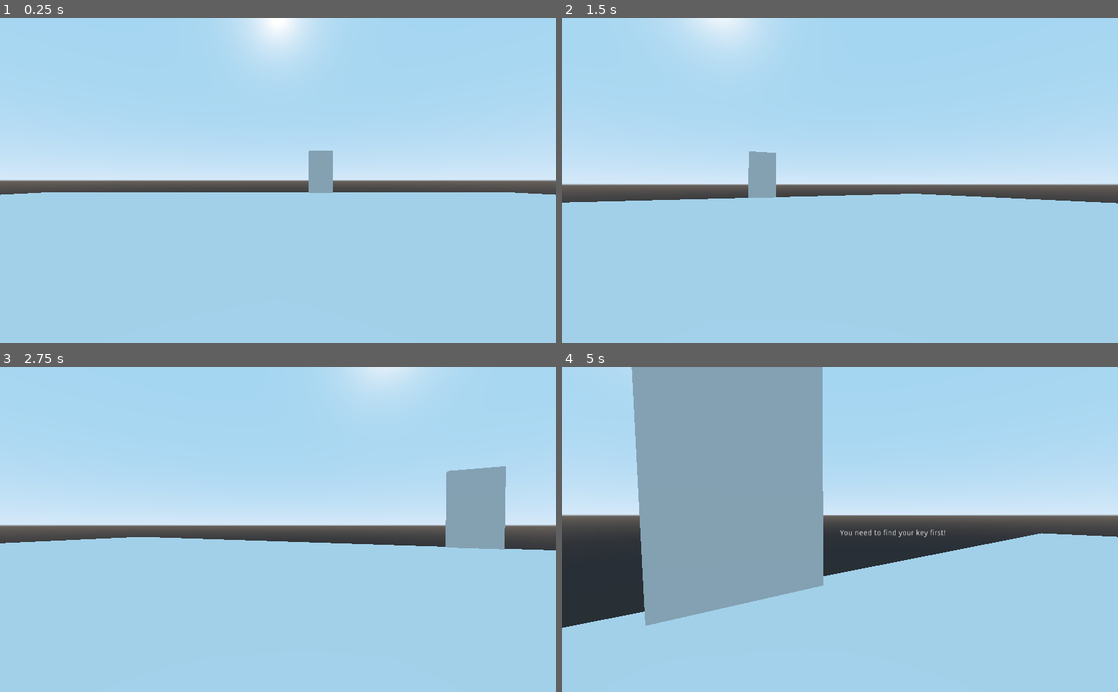
Above: before the commit, frames 1-4 (two rows, left to right).
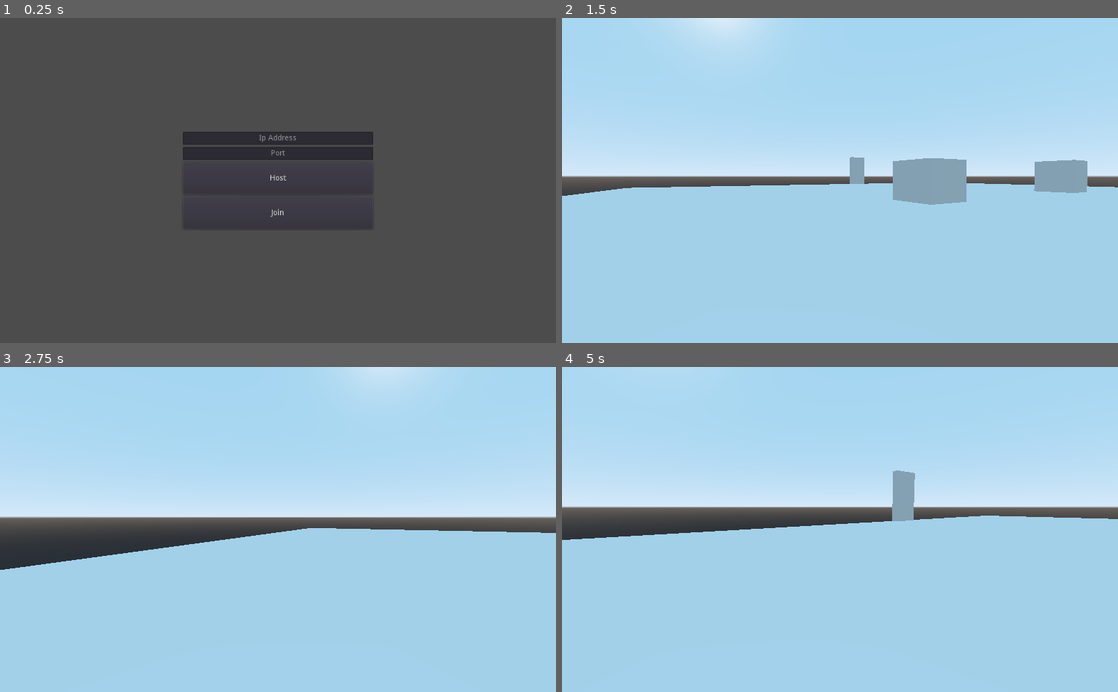
Above: after the commit, the same moments.

Repository: Xwilarg/EscapeTheCrunch
Game: Godot game, scene res://Resources/Scenes/FPSController.tscn
The game is run twice, just before and just after one commit, with the same random seed, the same clock (stepped at 60 frames per second) and the same inputs.
Inputs (mouse positions are in pixels of both pictures, inside the frame that each line leads up to):
- Up to frame 1 (0.25 s): no input
- Up to frame 2 (1.5 s): click (840, 177) at 0.5 s, where only the run after the commit has a clickable "Host"; tap Enter at 1.25 s; move the mouse to (867, 180) at 1.27 s; hold W (move_forward) from 1.28 s (still down); hold E (action) from 1.28 s (still down)
- Up to frame 3 (2.75 s): keep holding W (move_forward); move the mouse to (250, 529) at 2.02 s; release E (action) at 2.03 s; tap E (action) at 2.1 s
- Up to frame 4 (5 s): keep holding W (move_forward); move the mouse to (851, 523) at 2.77 s; hold E (action) 2.78-3.53 s; move the mouse to (834, 536) at 3.52 s; tap E (action) at 3.6 s; move the mouse to (878, 532) at 4.27 s; hold E (action) from 4.28 s (still down)

The runs differ from the first frame. In frame 1, 97% of the frame differs, in the area x 0-100%, y 0-100%; in frame 2, 8.7%; in frame 3, 9.9%; in frame 4, 36%.

Commit message:
Network merged and tested
one rare case where the boss bug itself raised but I can't reproduce

Diff:
--- /dev/null
+++ b/Resources/Boss/Dummy/BossDummy.tscn
@@ -0,0 +1,19 @@
+[gd_scene load_steps=4 format=2]
+
+[sub_resource type="CapsuleShape" id=4]
+
+[sub_resource type="CapsuleMesh" id=5]
+
+[sub_resource type="SpatialMaterial" id=6]
+albedo_color = Color( 0, 0, 0, 1 )
+
+[node name="Boss" type="KinematicBody"]
+transform = Transform( 1, 0, 0, 0, -4.37114e-08, -1, 0, 1, -4.37114e-08, 0, 0, 0 )
+
+[node name="CollisionShape" type="CollisionShape" parent="."]
+transform = Transform( 0.4, 0, 0, 0, 0.4, 0, 0, 0, 0.6, 0, 0, -0.9 )
+shape = SubResource( 4 )
+
+[node name="MeshInstance" type="MeshInstance" parent="CollisionShape"]
+mesh = SubResource( 5 )
+material/0 = SubResource( 6 )
--- a/Resources/GameWorld.tscn
+++ /dev/null
@@ -1,68 +0,0 @@
-[gd_scene load_steps=8 format=2]
-
-[ext_resource path="res://Resources/Network/NetworkSetup.tscn" type="PackedScene" id=1]
-[ext_resource path="res://Resources/World.gd" type="Script" id=2]
-
-[sub_resource type="CubeMesh" id=3]
-
-[sub_resource type="SpatialMaterial" id=4]
-albedo_color = Color( 0.658824, 0.0235294, 0.0235294, 1 )
-
-[sub_resource type="BoxShape" id=5]
-
-[sub_resource type="PlaneMesh" id=1]
-size = Vector2( 100, 100 )
-
-[sub_resource type="SpatialMaterial" id=2]
-albedo_color = Color( 0.278431, 0.27451, 0.27451, 1 )
-metallic = 0.19
-roughness = 0.73
-
-[node name="Spatial" type="Spatial"]
-
-[node name="NetworkSetup" parent="." instance=ExtResource( 1 )]
-
-[node name="MeshInstance2" type="MeshInstance" parent="."]
-transform = Transform( 1, 0, 0, 0, 20, 0, 0, 0, 10, 0, 0, -51.6959 )
-mesh = SubResource( 3 )
-skeleton = NodePath("../MeshInstance")
-material/0 = SubResource( 4 )
-
-[node name="RigidBody" type="RigidBody" parent="MeshInstance2"]
-
-[node name="CollisionShape" type="CollisionShape" parent="MeshInstance2/RigidBody"]
-transform = Transform( 1, 0, 0, 0, 1, 0, 0, 0, 1, 0, 0, 0 )
-shape = SubResource( 5 )
-
-[node name="MeshInstance" type="MeshInstance" parent="."]
-mesh = SubResource( 1 )
-material/0 = SubResource( 2 )
-script = ExtResource( 2 )
-
-[node name="Spawns" type="Spatial" parent="MeshInstance"]
-
-[node name="Spawn 1" type="Spatial" parent="MeshInstance/Spawns"]
-transform = Transform( 1, 0, 0, 0, 1, 0, 0, 0, 1, 0.0336923, 0, 0.59173 )
-
-[node name="Spawn 2" type="Spatial" parent="MeshInstance/Spawns"]
-transform = Transform( 1, 0, 0, 0, 1, 0, 0, 0, 1, -0.633285, -4.76837e-08, 0.195683 )
-
-[node name="Spawn 3" type="Spatial" parent="MeshInstance/Spawns"]
-transform = Transform( 1, 0, 0, 0, 1, 0, 0, 0, 1, 0.292838, -4.76837e-08, -0.482741 )
-
-[node name="Spawn 4" type="Spatial" parent="MeshInstance/Spawns"]
-transform = Transform( 1, 0, 0, 0, 1, 0, 0, 0, 1, -0.279474, 0, 0.271176 )
-
-[node name="Spawn 5" type="Spatial" parent="MeshInstance/Spawns"]
-transform = Transform( 1, 0, 0, 0, 1, 0, 0, 0, 1, 0.294486, 0, 0.26483 )
-
-[node name="Spawn 6" type="Spatial" parent="MeshInstance/Spawns"]
-transform = Transform( 1, 0, 0, 0, 1, 0, 0, 0, 1, -0.491066, 0, -0.389642 )
-
-[node name="Spawn 7" type="Spatial" parent="MeshInstance/Spawns"]
-transform = Transform( 1, 0, 0, 0, 1, 0, 0, 0, 1, 0.583927, -4.76837e-08, -0.346686 )
-
-[node name="Spawn 8" type="Spatial" parent="MeshInstance/Spawns"]
-transform = Transform( 1, 0, 0, 0, 1, 0, 0, 0, 1, -0.481162, 0, 0.639208 )
-
-[node name="Timer" type="Timer" parent="."]
--- a/Resources/Network/Network.gd
+++ b/Resources/Network/Network.gd
@@ -25,13 +25,13 @@
 func spawn_player(nom) -> void:
 	var rng = RandomNumberGenerator.new()
 	rng.randomize()
-	var spawns = get_node("/root/Spatial/MeshInstance/Spawns").get_children()
+	var spawns = get_node("/root/FPSController/Navigation/Spawns").get_children()
 	var pl = load("res://Resources/Scenes/Player.tscn")
 	var nb = rng.randi_range(0, spawns.size() - 1)
 	var instance = pl.instance()
 	instance.name = nom;
 	instance.translation = spawns[nb].translation;
-	get_node("/root/Spatial/MeshInstance/").add_child(instance);
+	get_node("/root/FPSController/Navigation/").add_child(instance);
 
 func create_server() -> void:
 	print("creating server");
@@ -40,9 +40,9 @@
 	get_tree().set_network_peer(server);
 	playerID = "PlayerServer"
 	spawn_player(playerID);
-	var timer = get_node("/root/Spatial/Timer");
+	var timer = get_node("/root/FPSController/Timer");
 	timer.set_wait_time(0.05);
-	timer.connect("timeout", get_node("/root/Spatial/MeshInstance/"), "_refresh_game");
+	timer.connect("timeout", get_node("/root/FPSController/Navigation/"), "_refresh_game");
 	timer.start();
 
 func join_server() -> void:
--- a/Resources/Scenes/FPSController.tscn
+++ b/Resources/Scenes/FPSController.tscn
@@ -1,8 +1,9 @@
-[gd_scene load_steps=5 format=2]
+[gd_scene load_steps=6 format=2]
 
-[ext_resource path="res://Resources/Scenes/Player.tscn" type="PackedScene" id=1]
+[ext_resource path="res://Resources/Network/NetworkSetup.tscn" type="PackedScene" id=1]
 [ext_resource path="res://Resources/Scenes/World.tscn" type="PackedScene" id=2]
 [ext_resource path="res://Resources/Scenes/Boss.tscn" type="PackedScene" id=3]
+[ext_resource path="res://Resources/World.gd" type="Script" id=4]
 
 [sub_resource type="NavigationMesh" id=7]
 vertices = PoolVector3Array( -12.5, 1.5, -19.507, -19.5, 1.5, -19.507, -19.5, 1.5, -9.75704, -19.5, 1.5, -0.00704384, - …(1824 unchanged characters)…
@@ -11,14 +12,12 @@
 [node name="FPSController" type="Spatial"]
 
 [node name="Navigation" type="Navigation" parent="."]
+script = ExtResource( 4 )
 
 [node name="NavigationMeshInstance" type="NavigationMeshInstance" parent="Navigation"]
 navmesh = SubResource( 7 )
 
 [node name="World" parent="Navigation/NavigationMeshInstance" instance=ExtResource( 2 )]
-
-[node name="Player" parent="Navigation" instance=ExtResource( 1 )]
-transform = Transform( 1, 0, 0, 0, -4.37114e-08, -1, 0, 1, -4.37114e-08, 0, 0.725947, 0 )
 
 [node name="Boss" parent="Navigation" instance=ExtResource( 3 )]
 transform = Transform( 1, 0, 0, 0, -4.37114e-08, -1, 0, 1, -4.37114e-08, 1.54348, 1, 12.7075 )
@@ -39,3 +38,23 @@
 
 [node name="Waypoint 5" type="Spatial" parent="Navigation/Waypoints"]
 transform = Transform( 1, 0, 0, 0, 1, 0, 0, 0, 1, -12.6261, 0, 8.07508 )
+
+[node name="Spawns" type="Spatial" parent="Navigation"]
+
+[node name="Spawn 1" type="Spatial" parent="Navigation/Spawns"]
+
+[node name="Spawn 2" type="Spatial" parent="Navigation/Spawns"]
+transform = Transform( 1, 0, 0, 0, 1, 0, 0, 0, 1, -13.5305, 9.53674e-07, 7.60744 )
+
+[node name="Spawn 3" type="Spatial" parent="Navigation/Spawns"]
+transform = Transform( 1, 0, 0, 0, 1, 0, 0, 0, 1, 10.5203, 0, 10.5435 )
+
+[node name="Spawn 4" type="Spatial" parent="Navigation/Spawns"]
+transform = Transform( 1, 0, 0, 0, 1, 0, 0, 0, 1, 12.783, 0, -13.6005 )
+
+[node name="Spawn 5" type="Spatial" parent="Navigation/Spawns"]
+transform = Transform( 1, 0, 0, 0, 1, 0, 0, 0, 1, -12.4396, 0, -13.3023 )
+
+[node name="NetworkSetup" parent="." instance=ExtResource( 1 )]
+
+[node name="Timer" type="Timer" parent="."]
--- a/Resources/World.gd
+++ b/Resources/World.gd
@@ -12,10 +12,13 @@
 	pass;
 
 var PlayD = preload("res://Resources/Player/Dummy/PlayerDummy.tscn");
+var BossD = preload("res://Resources/Boss/Dummy/BossDummy.tscn");
 
 func create_entity(UInfo):
 	var Instance;
 	if UInfo["type"] == "Player":
+		Instance = PlayD.instance();
+	elif UInfo["type"] == "Boss":
 		Instance = PlayD.instance();
 	else:
 		pass
@@ -31,6 +34,8 @@
 	packet["name"] = obj.get_name();
 	if "Player" in obj.get_name():
 		packet["type"] = "Player";
+	elif "Boss" in obj.get_name():
+		packet["type"] = "Boss";
 	else:
 		packet["type"] = "terrain";
 	packet["pos"] = obj.translation;
@@ -62,22 +67,22 @@
 		if (_x["name"] != Network.playerID):
 			if (GameWorld.find(_x["name"]) == -1):
 					create_entity(_x);
-			tmp = get_node_or_null("/root/Spatial/MeshInstance/" + _x["name"]);
+			tmp = get_node_or_null("/root/FPSController/Navigation/" + _x["name"]);
 			if tmp:
 				update_unit(_x, tmp);
 			GameWorld.erase(_x);
 		#if GameWorld.size() > 0:
 		#	for _x in GameWorld:
-	tmp = get_node_or_null("/root/Spatial/MeshInstance/" + Network.playerID);
+	tmp = get_node_or_null("/root/FPSController/Navigation/" + Network.playerID);
 	if tmp:
 		var toSend = prepare_packet(tmp);
 		rpc_id(1, "r_update_player", toSend);
 
 remote func r_update_player(toUpdate):
-	var currentData = get_node_or_null("/root/Spatial/MeshInstance/" + toUpdate["name"]);
+	var currentData = get_node_or_null("/root/FPSController/Navigation/" + toUpdate["name"]);
 	if currentData:
 		update_unit(toUpdate, currentData);
 	else:
 		create_entity(toUpdate);
-		currentData = get_node_or_null("/root/Spatial/MeshInstance/" + toUpdate["name"]);
+		currentData = get_node_or_null("/root/FPSController/Navigation/" + toUpdate["name"]);
 		update_unit(toUpdate, currentData);
